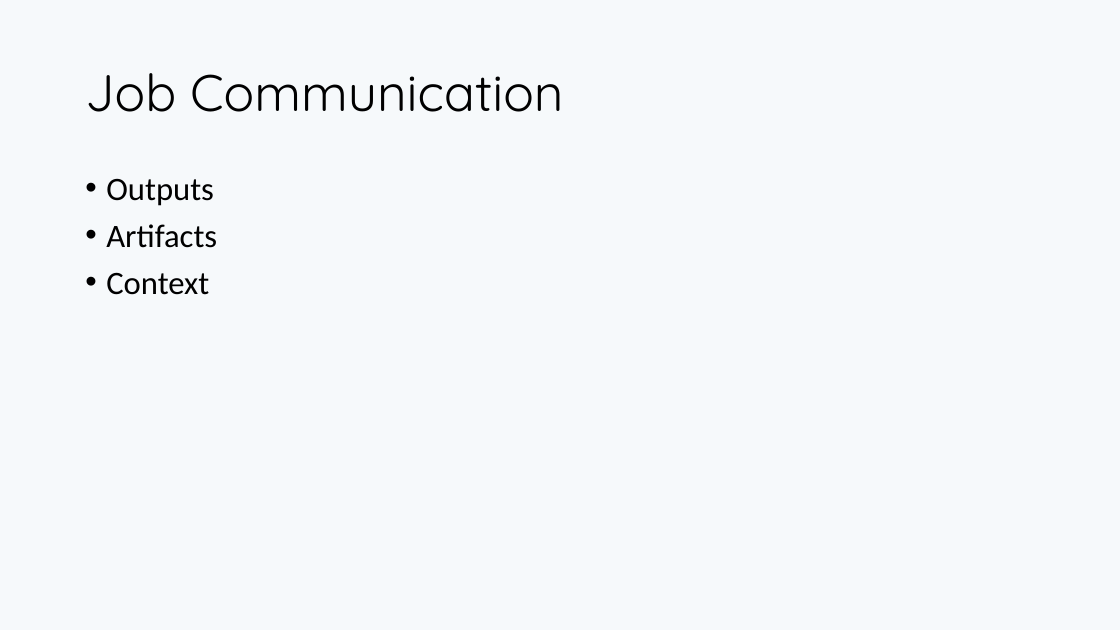
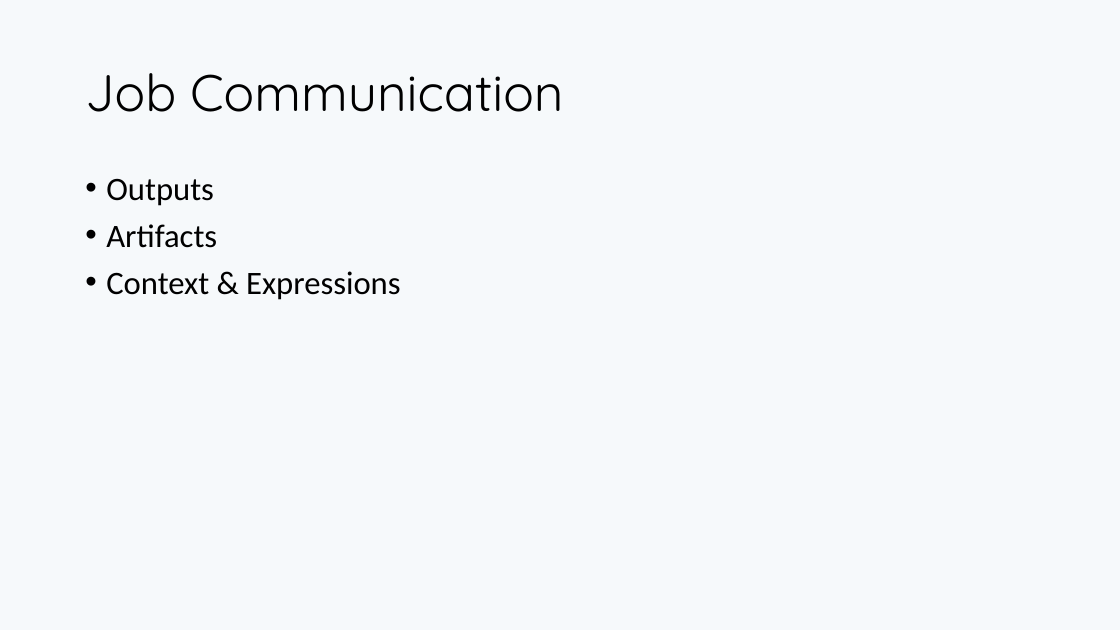
Before and after one commit to PaulRiviera/Demos, a slide deck: slide 10 of GitHub_Actions_101/Actions101.pptx. Drawn at 1120x630 pixels with LibreOffice and Linux fonts; fonts in the diff are those of the drawing. Boxes give left, top, right and bottom in pixels: in the first picture for what was removed or moved away, otherwise in the second. Text is boxed around its words. In the diff, an @@ line names an element or a change of style, - is before the commit and + after.

```diff
--- a/GitHub_Actions_101/Actions101.pptx
+++ b/GitHub_Actions_101/Actions101.pptx
@@ text at (106,271,400,300): text changed @@
-• Context
+• Context & Expressions
```
Also in this commit, not shown: 4 other slides changed, 5 slides added, 5 slides removed, 1 other file.
